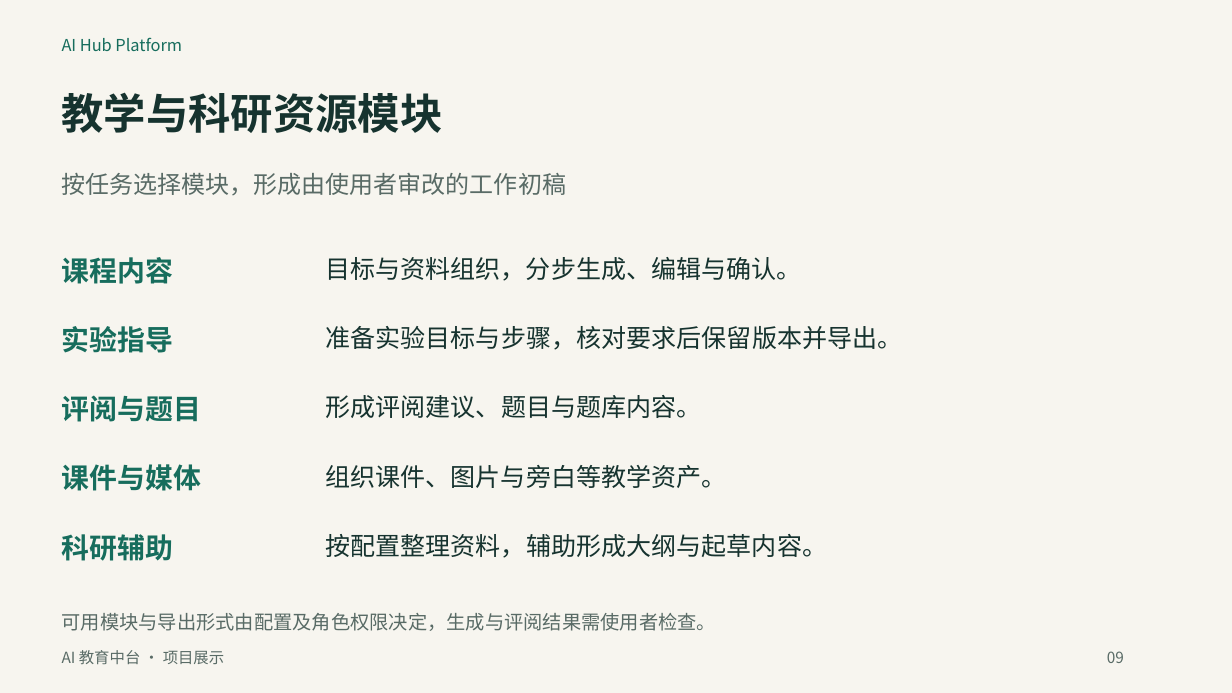
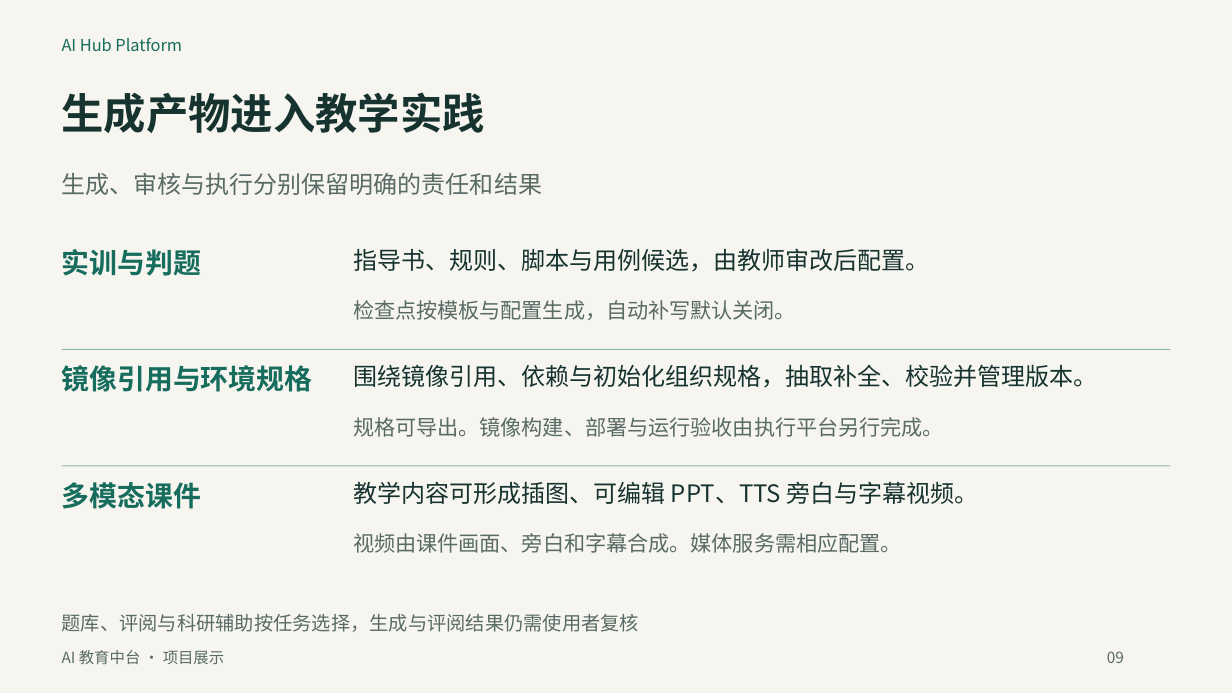
Before and after one commit to throwOctober/ai-hub-platform-showcase, a slide deck: slide 9 of project-overview.pptx. Drawn at 1232x693 pixels with LibreOffice and Linux fonts; fonts in the diff are those of the drawing. Boxes give left, top, right and bottom in pixels: in the first picture for what was removed or moved away, otherwise in the second. Text is boxed around its words. In the diff, an @@ line names an element or a change of style, - is before the commit and + after.

```diff
--- a/project-overview.pptx
+++ b/project-overview.pptx
@@ text at (62, 92, 485, 133): text changed @@
-教学与科研资源模块
+生成产物进入教学实践
@@ text at (62, 173, 542, 195): text changed @@
-按任务选择模块，形成由使用者审改的工作初稿
+生成、审核与执行分别保留明确的责任和结果
@@ text removed at (62, 257, 173, 284) @@
-课程内容
@@ text added at (62, 249, 201, 276), 21.8 pt, text #176D5D, bold @@
+实训与判题
@@ text removed at (325, 257, 801, 281) @@
-目标与资料组织，分步生成、编辑与确认。
@@ text added at (353, 249, 929, 272), 18.8 pt, text #16332F @@
+指导书、规则、脚本与用例候选，由教师审改后配置。
@@ text removed at (62, 326, 173, 353) @@
-实验指导
@@ text removed at (325, 326, 902, 350) @@
-准备实验目标与步骤，核对要求后保留版本并导出。
@@ text added at (353, 300, 796, 320), 16.5 pt, text #596B66 @@
+检查点按模板与配置生成，自动补写默认关闭。
@@ line added from (62, 349) to (1171, 349), #91B7A9 0.75 pt @@
@@ text added at (62, 365, 313, 392), 21.8 pt, text #176D5D, bold @@
+镜像引用与环境规格
@@ text added at (353, 364, 1098, 388), 18.8 pt, text #16332F @@
+围绕镜像引用、依赖与初始化组织规格，抽取补全、校验并管理版本。
@@ text removed at (62, 395, 201, 422) @@
-评阅与题目
@@ text removed at (325, 395, 701, 418) @@
-形成评阅建议、题目与题库内容。
@@ text added at (353, 417, 944, 437), 16.5 pt, text #596B66 @@
+规格可导出。镜像构建、部署与运行验收由执行平台另行完成。
@@ line added from (62, 466) to (1171, 466), #91B7A9 0.75 pt @@
@@ text removed at (325, 465, 726, 488) @@
-组织课件、图片与旁白等教学资产。
@@ text at (62, 482, 201, 509): text changed @@
-课件与媒体
+多模态课件
@@ text added at (353, 481, 979, 504), 18.8 pt, text #16332F @@
+教学内容可形成插图、可编辑 PPT、TTS 旁白与字幕视频。
@@ text removed at (62, 534, 173, 561) @@
-科研辅助
@@ text removed at (325, 534, 827, 558) @@
-按配置整理资料，辅助形成大纲与起草内容。
@@ text added at (353, 533, 902, 553), 16.5 pt, text #596B66 @@
+视频由课件画面、旁白和字幕合成。媒体服务需相应配置。
@@ text at (62, 614, 639, 632): text changed @@
-可用模块与导出形式由配置及角色权限决定，生成与评阅结果需使用者检查。
+题库、评阅与科研辅助按任务选择，生成与评阅结果仍需使用者复核
```
Also in this commit, not shown: 1 other slide changed, 1 slide added, 1 slide removed, 3 other files.
